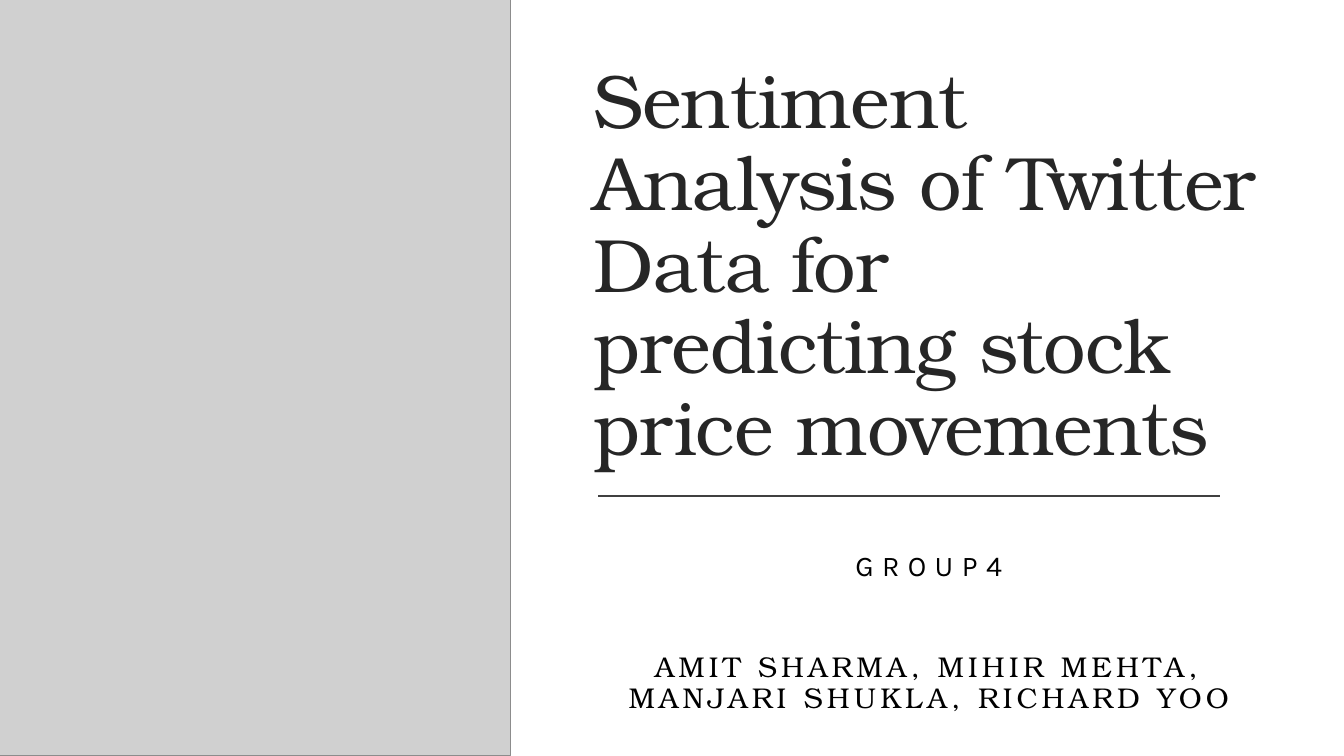
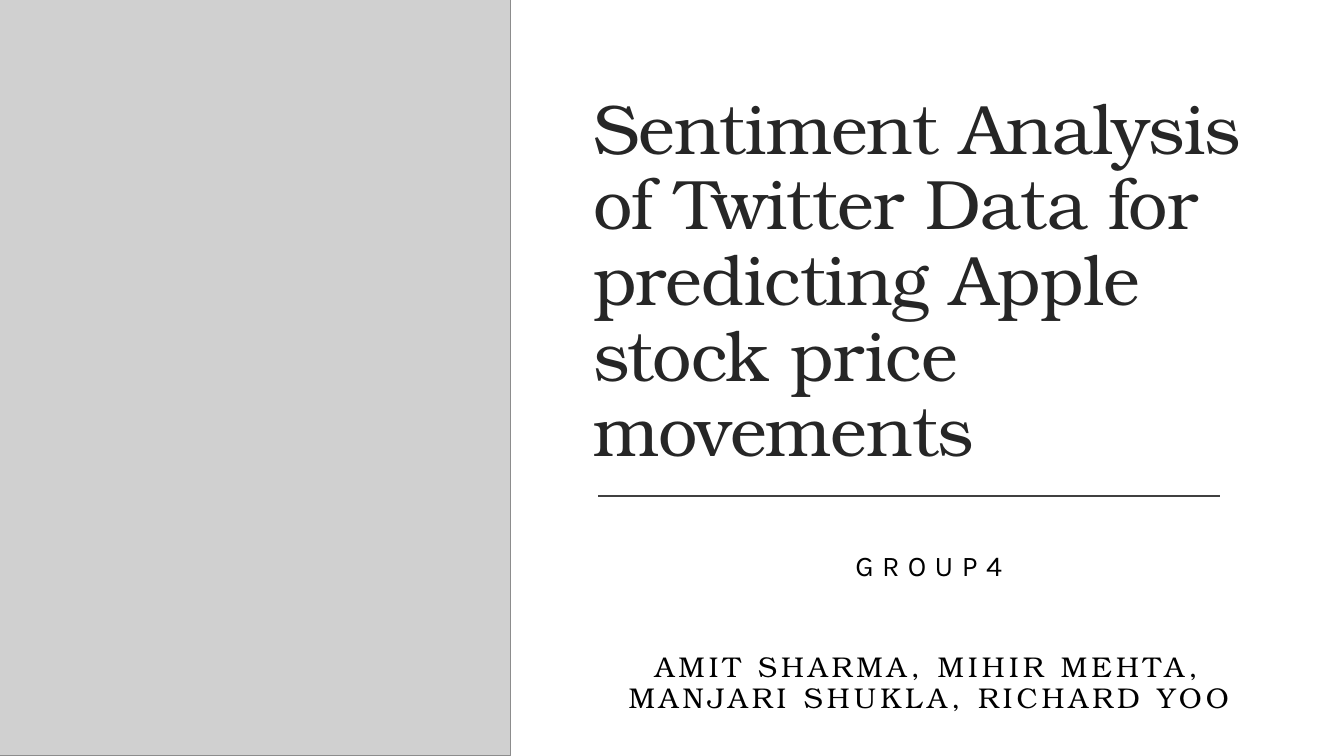
Before and after one commit to you915/Sentiment-Analysis-of-Twitter-Data-for-predicting-Apple-stock-price, a slide deck: slide 1 of Project 2 - Group 4.pptx. Drawn at 1344x756 pixels with LibreOffice and Linux fonts; fonts in the diff are those of the drawing; grey boxes stand for pictures. Boxes give left, top, right and bottom in pixels: in the first picture for what was removed or moved away, otherwise in the second. Text is boxed around its words. In the diff, an @@ line names an element or a change of style, - is before the commit and + after.

```diff
--- a/Project 2 - Group 4.pptx
+++ b/Project 2 - Group 4.pptx
@@ title at (x1=593, y1=104, x2=1241, y2=457): text changed; size 54 to 50 pt @@
-Sentiment Analysis of Twitter Data for predicting stock price movements
+Sentiment Analysis of Twitter Data for predicting Apple stock price movements
```
Also in this commit, not shown: 6 other slides changed, 1 slide removed.
